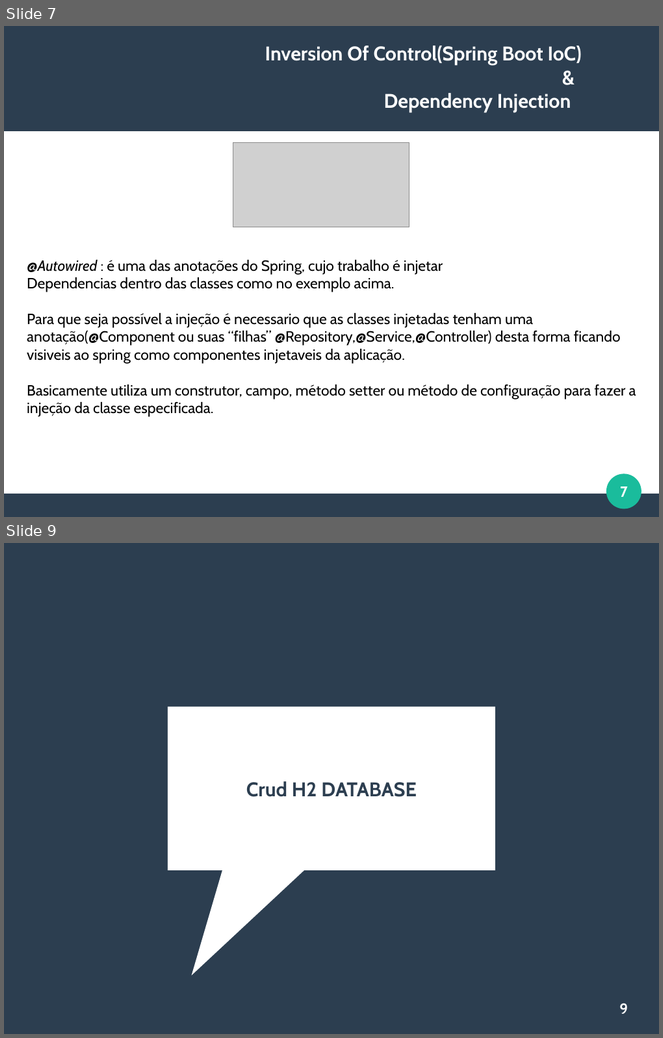
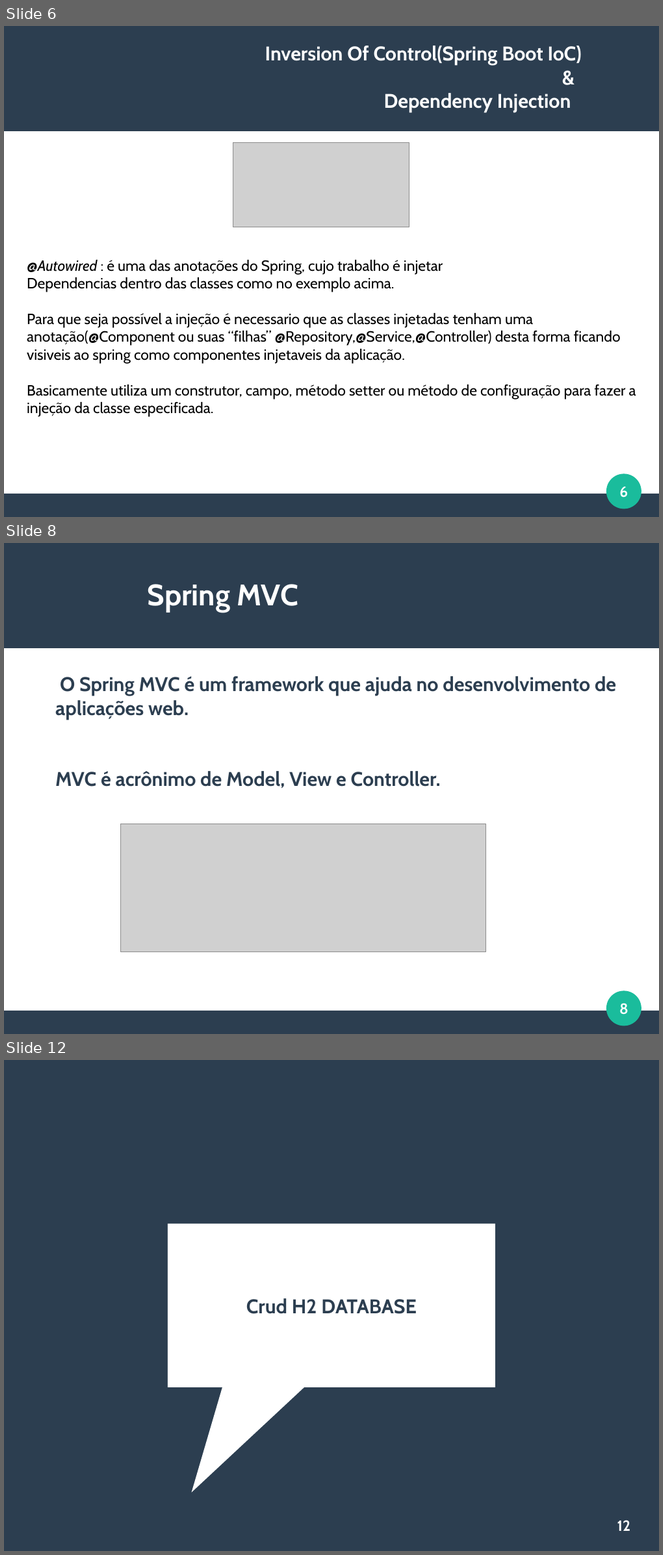
Before and after one commit to viniciusFortti/test, a slide deck: Apresentação/QuartaApresentacaoSpring.odp. Shown one above the other, each under a label of ours: slides 7 and 9 before the commit, slides 6, 8 and 12 after it; the slides between them are not shown. The pictures are 663x1038 and 663x1555 pixels, drawn with LibreOffice and Linux fonts; fonts in the diff are those of the drawing; grey boxes stand for pictures. Boxes give left, top, right and bottom in pixels: in the first picture for what was removed or moved away, otherwise in the second. Text is boxed around its words. In the diff, an @@ line names an element or a change of style, - is before the commit and + after.

```diff
--- a/Apresentação/QuartaApresentacaoSpring.odp
+++ b/Apresentação/QuartaApresentacaoSpring.odp
@@ slide 8 added at (4,543,659,1034), background #FFFFFF; not listed: 3 template elements that a slide beside it also shows @@
@@ title added at (148,584,298,613), 36 pt, text #FFFFFF, bold @@
+Spring MVC
@@ text added at (55,676,616,788), 24 pt, text #2C3E50, bold @@
+O Spring MVC é um framework que ajuda no desenvolvimento de aplicações web.
+MVC é acrônimo de Model, View e Controller.
@@ picture added at (120,824,486,952) @@
@@ page number added at (620,1003,629,1015), 18 pt, text #FFFFFF, bold @@
+8
@@ what was slide 7 is now slide 6 @@
@@ page number at (620,487,628,498): text changed @@
-7
+6
@@ what was slide 9 is now slide 12 @@
@@ page number at (618,1520,631,1531): text changed @@
-9
+12
```
Also in this commit, not shown: 5 slides changed, 9 other slides added, 5 slides removed, 4 other files.
